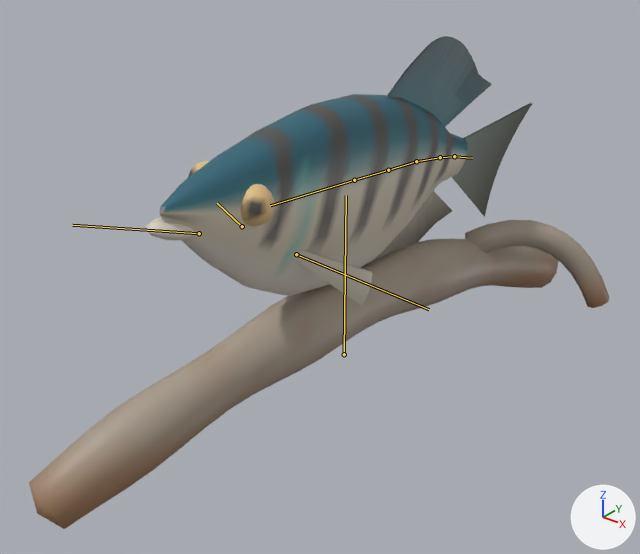
One commit to the glTF model assets/creatures/tannin_archer/tannin_archer.glb: the scene before it, then after it.
Rendered twice from a camera (50 mm lens) standing at (0.965, -1.287, 0.959) and looking at (-0.008, -0.071, 0.206). The axes (+X, +Y, +Z) are drawn at lower right. The lights are the same throughout. The first picture is the older version. Both versions are drawn at frame 2 of the action 'hit_b'; the numbers are the values there. The bones that bend it are drawn over the model as lines.

In view in the first picture: 'tannin_archer'.
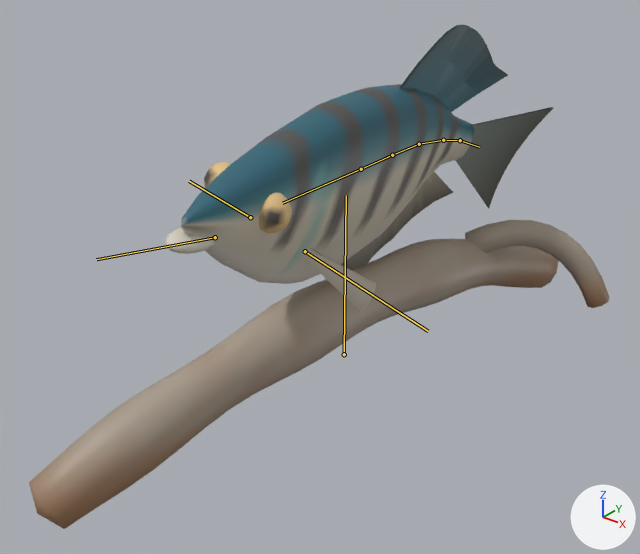
Pixel boxes [x1, y1, x2, y2] of what changed, in the pictures (640 x 554 px):
'tannin_archer', posed: before [29, 36, 610, 529]; after [29, 24, 610, 529]
bone 'spine_0', root to tip: before (354, 180) to (270, 205); after (361, 169) to (282, 203)
bone 'spine_3', root to tip: before (416, 161) to (440, 157); after (419, 144) to (443, 140)
bone 'spine_4', root to tip: before (440, 157) to (454, 156); after (443, 140) to (460, 140)
bone 'tail', root to tip: before (454, 156) to (472, 158); after (460, 140) to (479, 147)
bone 'jaw', root to tip: before (199, 233) to (72, 225); after (215, 237) to (96, 259)
bone 'pec_l', root to tip: before (296, 254) to (429, 309); after (305, 251) to (428, 331)
bone 'pec_r', root to tip: before (242, 226) to (217, 203); after (250, 217) to (189, 181)

The edits, one by one:
Bone 'spine_0' (bone_spine_0) moves from (0.0, -0.022, -0.028) to (0.0, -0.038, -0.049).
Bone 'spine_0' (bone_spine_0) turns from (4, -9, -5) to (8, -16, -8) degrees about its own x, y and z.
Bone 'spine_3' (bone_spine_3) turns from (0, 1, -7) to (0, 2, -12) degrees about its own x, y and z.
Bone 'spine_4' (bone_spine_4) turns from (0, 2, -8) to (0, 3, -14) degrees about its own x, y and z.
Bone 'tail' (bone_tail) turns from (0, 3, -15) to (-1, 5, -25) degrees about its own x, y and z.
Bone 'jaw' (bone_jaw) turns from (5, 0, 0) to (9, 0, 0) degrees about its own x, y and z.
Bone 'pec_l' (bone_pec_l) turns from (-3, 7, -19) to (-7, 11, -33) degrees about its own x, y and z.
Bone 'pec_r' (bone_pec_r) turns from (-3, -7, 19) to (-7, -11, 33) degrees about its own x, y and z.
